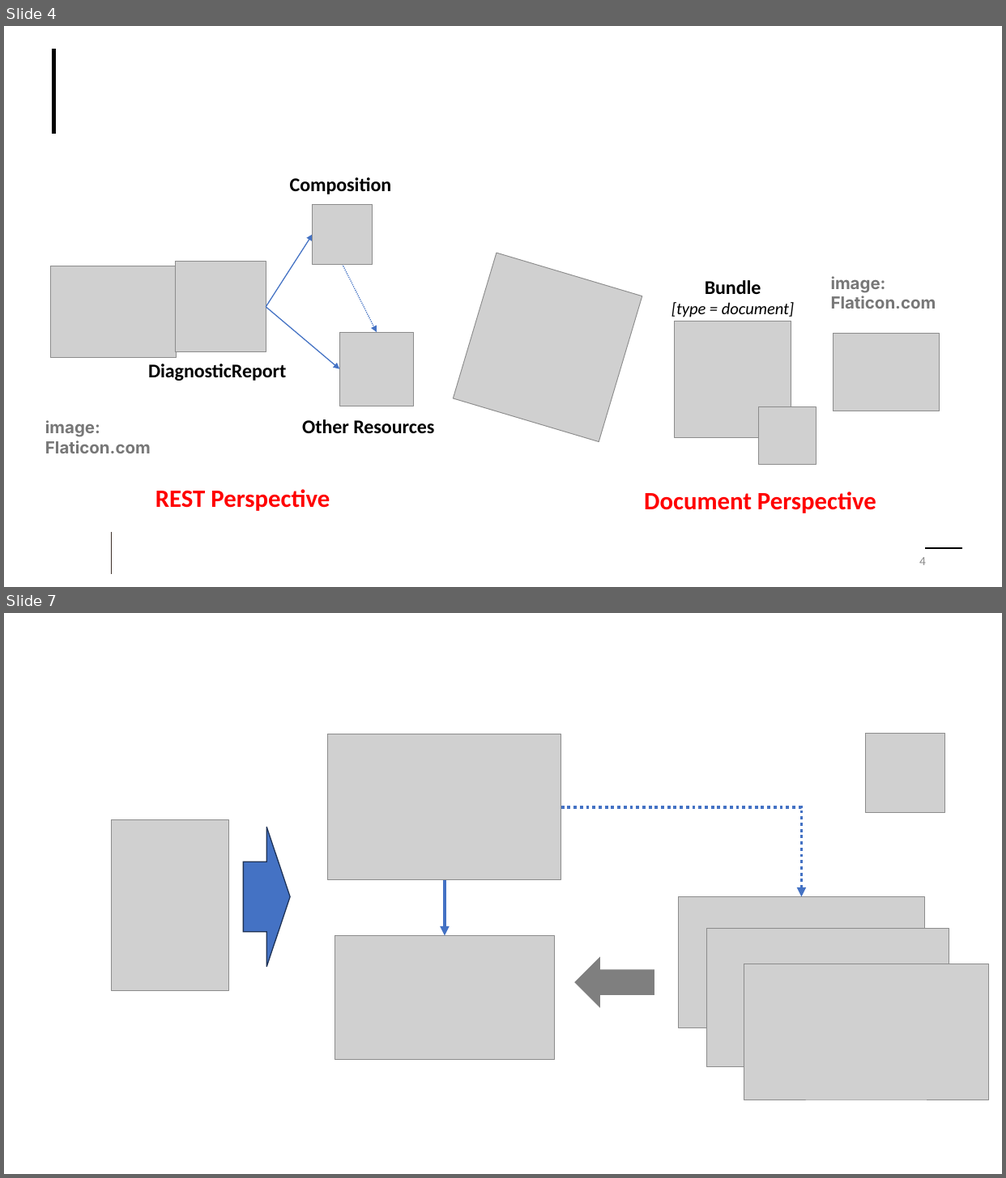
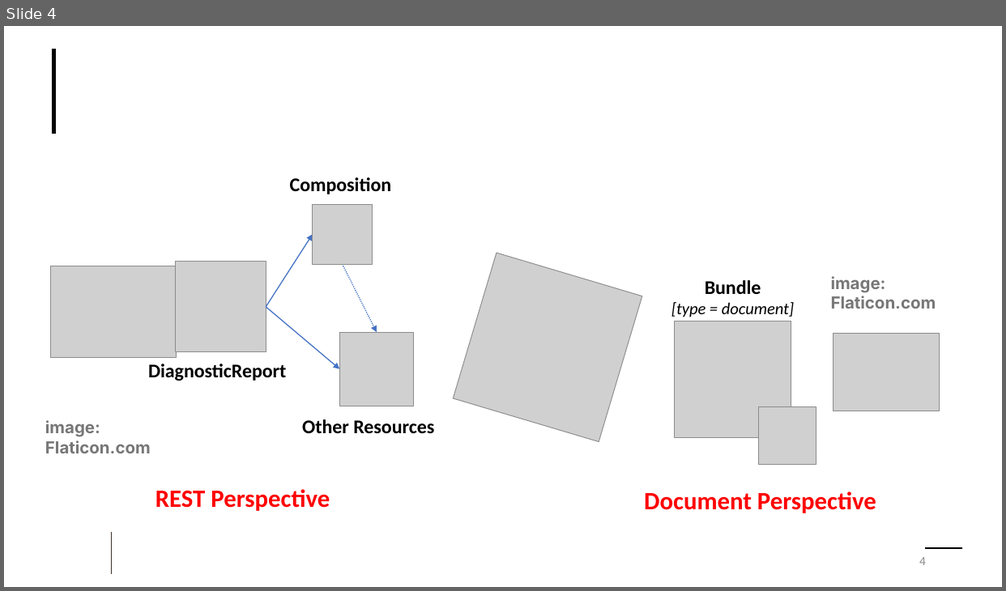
Before and after one commit to HL7/uv-lab-rep-ig, a slide deck: input/images-source/LabReportModel.pptx. Shown one above the other, each under a label of ours: slides 4 and 7 before the commit, slide 4 after it; the slides between them are not shown. The pictures are 1006x1178 and 1006x591 pixels, drawn with LibreOffice and Linux fonts; fonts in the diff are those of the drawing; grey boxes stand for pictures; background and template pictures are left out. Boxes give left, top, right and bottom in pixels: in the first picture for what was removed or moved away, otherwise in the second. Text is boxed around its words. In the diff, an @@ line names an element or a change of style, - is before the commit and + after.

```diff
--- a/input/images-source/LabReportModel.pptx
+++ b/input/images-source/LabReportModel.pptx
@@ slide 7 removed at [4, 613, 1002, 1174], background #FFFFFF @@
@@ picture removed at [866, 733, 946, 812] @@
@@ picture removed at [327, 735, 561, 880] @@
@@ elbow arrow removed from (561, 807) to (802, 897) @@
@@ picture removed at [111, 820, 228, 991] @@
@@ right arrow removed at [244, 827, 290, 967] @@
@@ elbow arrow removed from (444, 880) to (445, 935) @@
@@ picture removed at [679, 897, 925, 1028] @@
@@ picture removed at [707, 928, 948, 1067] @@
@@ picture removed at [335, 935, 555, 1059] @@
@@ left arrow removed at [574, 956, 654, 1007] @@
@@ picture removed at [744, 964, 988, 1101] @@
```
Also in this commit, not shown: 3 slides added, 2 other slides removed, 6 other files.
